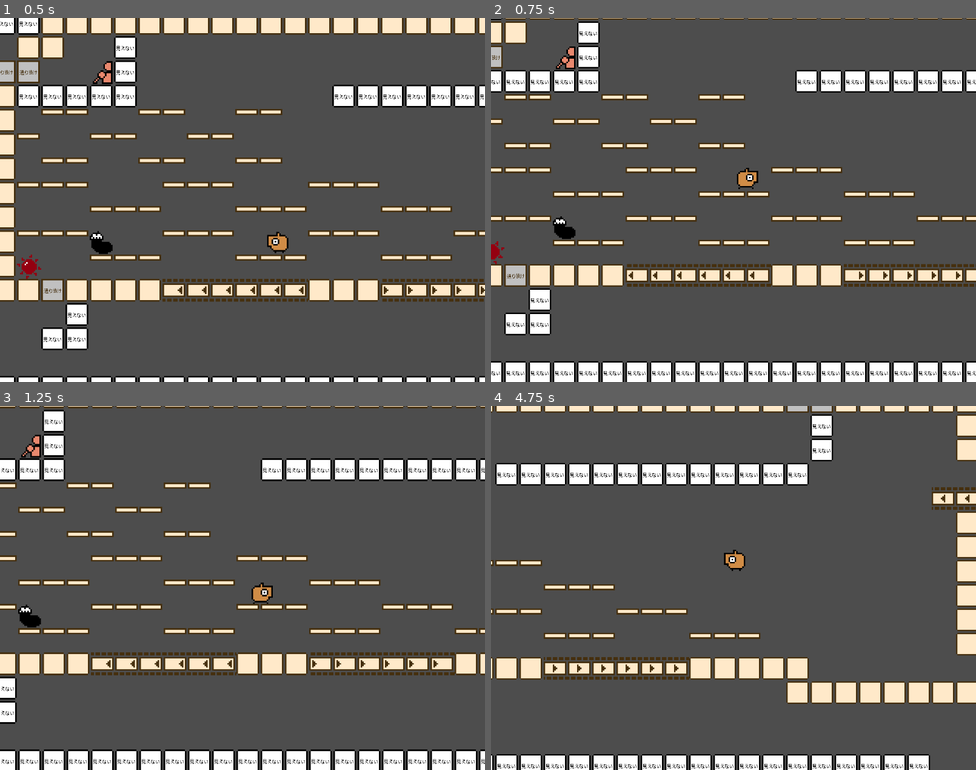
Above: before the commit, frames 1-4 (two rows, left to right).
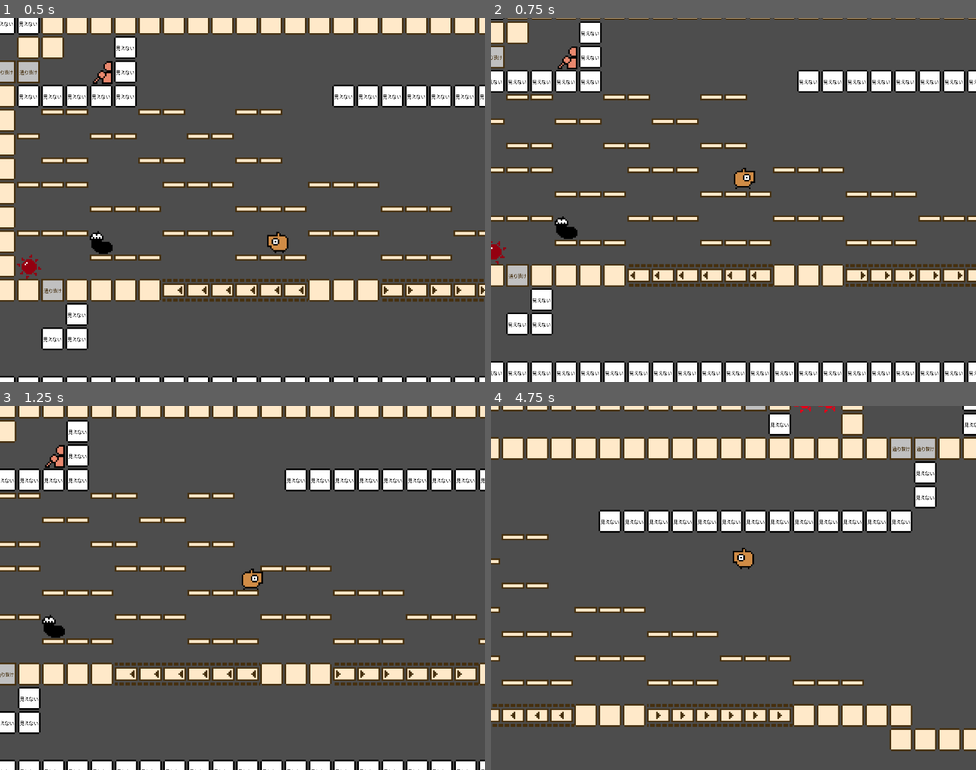
Above: after the commit, the same moments.

Repository: syun77/gd_ino
Game: Godot game, scene res://Main.tscn
Two runs of this game, one before a commit and one after it. Both use one fixed random seed, a clock stepped at 60 frames per second and the inputs below.
Inputs (mouse positions are in pixels of both pictures, inside the frame that each line leads up to):
- Up to frame 1 (0.5 s): no input
- Up to frame 2 (0.75 s): tap Enter (ui_accept) at 0.5 s; move the mouse to (840, 181) at 0.52 s; hold Right (ui_right) from 0.53 s (still down); hold Enter (ui_accept) from 0.53 s (still down)
- Up to frame 3 (1.25 s): keep holding Right (ui_right); keep holding Enter (ui_accept)
- Up to frame 4 (4.75 s): move the mouse to (636, 606) at 1.27 s; release Enter (ui_accept) at 1.28 s; tap Enter (ui_accept) at 1.35, 1.52, 1.82, 2.85, 3.02, 3.32, 4.35, 4.52 s; move the mouse to (782, 507) at 2.02 s; release Right (ui_right) at 2.03 s; hold Left (ui_left) 2.03-2.78 s; hold Enter (ui_accept) 2.03-2.78 s; move the mouse to (709, 660) at 2.77 s; hold Right (ui_right) 2.78-4.28 s; move the mouse to (879, 642) at 3.52 s; hold Enter (ui_accept) 3.53-4.28 s; move the mouse to (588, 533) at 4.27 s; hold Left (ui_left) from 4.28 s (still down)

Frame 1 is identical in both runs. In frame 2, 7.6% of the frame differs, in the area x 0-100%, y 0-100%; in frame 3, 29%; in frame 4, 36%.

Commit message:
空中移動をいったん実装

Diff:
--- a/gd_ino/src/player/Player.gd
+++ b/gd_ino/src/player/Player.gd
@@ -28,6 +28,8 @@
 var _is_fall_through = false
 ## 方向.
 var _direction = 0
+## 踏んでいる床.
+var _stompTile = Map.eType.NONE
 
 # ---------------------------------
 # private functions.
@@ -48,16 +50,12 @@
 	elif Input.is_action_pressed("ui_accept") and Input.is_action_pressed("ui_down"):
 		# 飛び降り開始.
 		_is_fall_through = true
-	elif Input.is_action_just_pressed("ui_accept") and is_on_floor():
-		# ジャンプ.
+	elif checkJump():
+		# 設置していたらジャンプ.
 		velocity.y = _config.jump_velocity * -1
 
-	# 左右で移動.
-	if Input.is_action_pressed("ui_left"):
-		_direction = -1
-	elif Input.is_action_pressed("ui_right"):
-		_direction = 1
-	velocity.x = velocity.x * (1.0 - _config.ground_acc_ratio) + _direction * _config.move_speed * _config.ground_acc_ratio
+	# 左右移動の更新.
+	_update_horizontal_moving()
 	# 向きを更新.
 	_is_left = (_direction > 0.0)
 	_spr.flip_h = _is_left
@@ -72,6 +70,36 @@
 
 	_update_collision_post(delta)
 
+## ジャンプチェック.
+func checkJump() -> bool:
+	if Input.is_action_just_pressed("ui_accept") == false:
+		# ジャンプボタンを押していない.
+		return false
+	if is_on_floor() == false:
+		# 接地していない.
+		return false
+
+	# ジャンプする.
+	return true
+
+## 左右移動の更新.
+func _update_horizontal_moving() -> void:
+	# 左右キーで移動.
+	if Input.is_action_pressed("ui_left"):
+		_direction = -1
+	elif Input.is_action_pressed("ui_right"):
+		_direction = 1
+
+	var MOVE_SPEED = _config.move_speed
+	var AIR_ACC_RATIO = _config.air_acc_ratio
+	var GROUND_ACC_RATIO = _config.ground_acc_ratio
+
+	if is_on_floor() == false:
+		# 空中移動.
+		velocity.x = velocity.x * (1.0 - AIR_ACC_RATIO) + _direction * MOVE_SPEED * AIR_ACC_RATIO
+	else:
+		# 地上の移動
+		velocity.x = velocity.x * (1.0 - GROUND_ACC_RATIO) + _direction * MOVE_SPEED * GROUND_ACC_RATIO
 ## アニメーションフレーム番号を取得する.
 func _get_anim() -> int:
 	var t = int(_timer_anim * 8)
Not shown: 1 places in gd_ino/assets/tiles/tile_set.tres that only renumber resources
Not shown: 1 places in gd_ino/src/player/Player.tscn that only renumber resources
